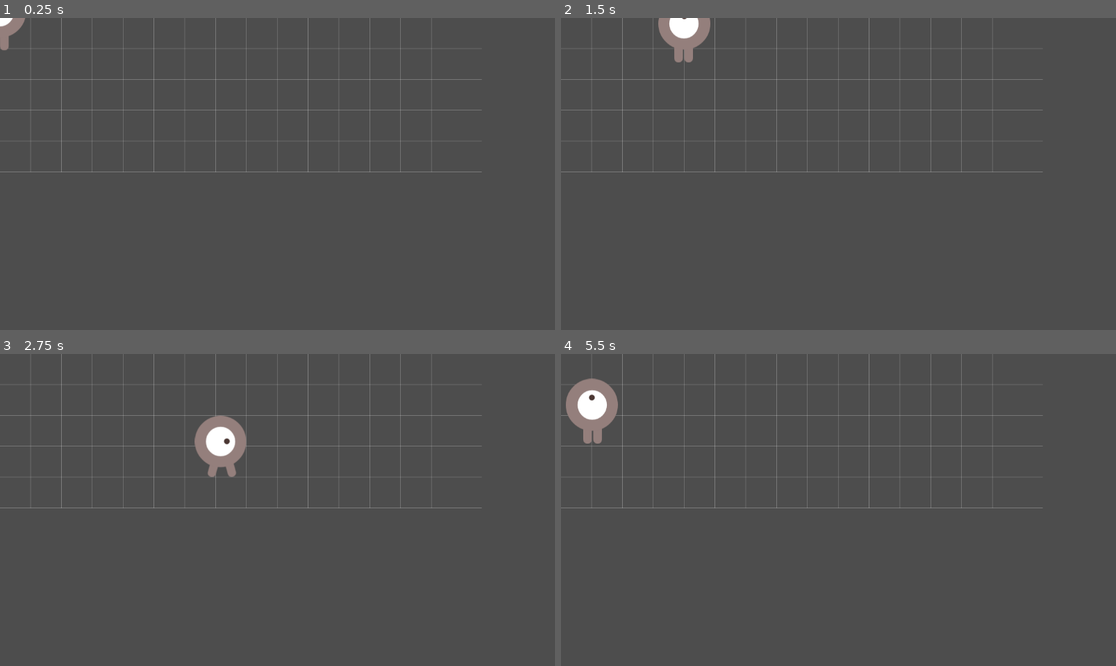
Above: before the commit, frames 1-4 (two rows, left to right).
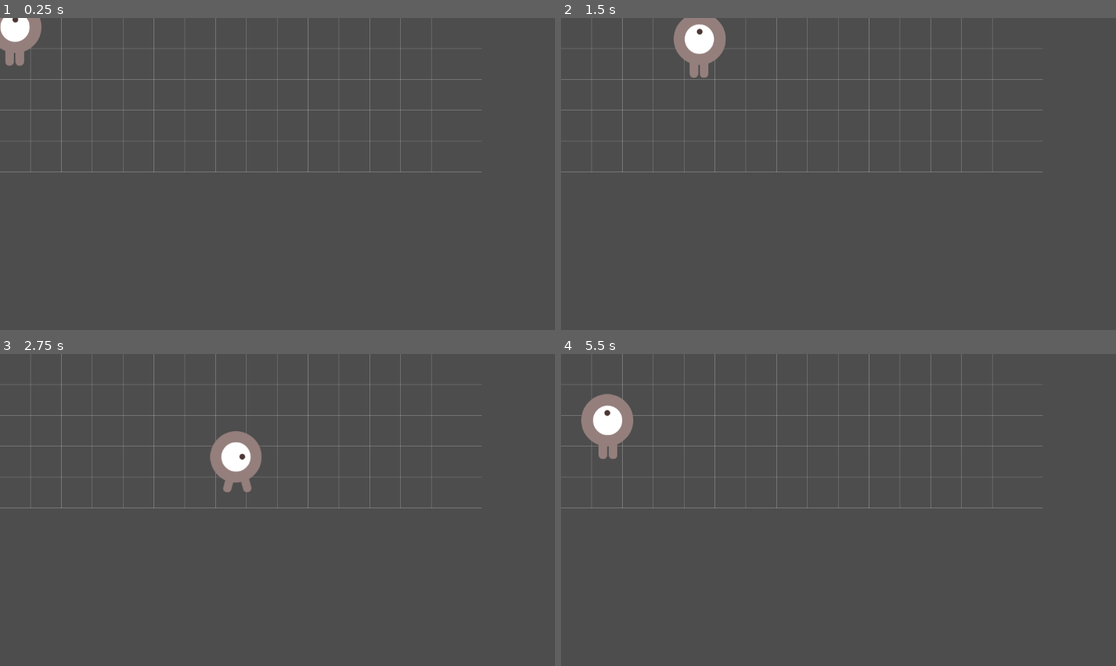
Above: after the commit, the same moments.

Repository: himanushi/godot-test
Game: Godot game, scene res://main.tscn
Two runs of this game, one before a commit and one after it. Both use one fixed random seed, a clock stepped at 60 frames per second and the inputs below.
Inputs:
- Up to frame 1 (0.25 s): no input
- Up to frame 2 (1.5 s): tap Enter at 0.5 s; hold Right (ui_right) 0.53-1.28 s; hold Down (ui_down) from 1.28 s (still down)
- Up to frame 3 (2.75 s): release Down (ui_down) at 2.03 s; hold Right (ui_right) from 2.03 s (still down)
- Up to frame 4 (5.5 s): release Right (ui_right) at 2.78 s; hold Up (ui_up) 2.78-3.53 s; hold Left (ui_left) 3.53-5.03 s; hold Down (ui_down) from 5.03 s (still down)

The runs differ from the first frame. In frame 1, 0.8% of the frame differs, in the area x 0-8%, y 0-16%; in frame 2, 1.3%; in frame 3, 1.7%, in the area x 35-48%, y 19-45%; in frame 4, 1.7%.

Commit message:
fix: player.gd

Diff:
--- a/srpg/characters/player.gd
+++ b/srpg/characters/player.gd
@@ -87,4 +87,5 @@
 	return true
 
 func grid_to_pixel(grid_pos: Vector2i) -> Vector2:
-	return Vector2(grid_pos.x * GRID_SIZE, grid_pos.y * GRID_SIZE)
+	# マスの中心に配置
+	return Vector2(grid_pos.x * GRID_SIZE + GRID_SIZE / 2, grid_pos.y * GRID_SIZE + GRID_SIZE / 2)
